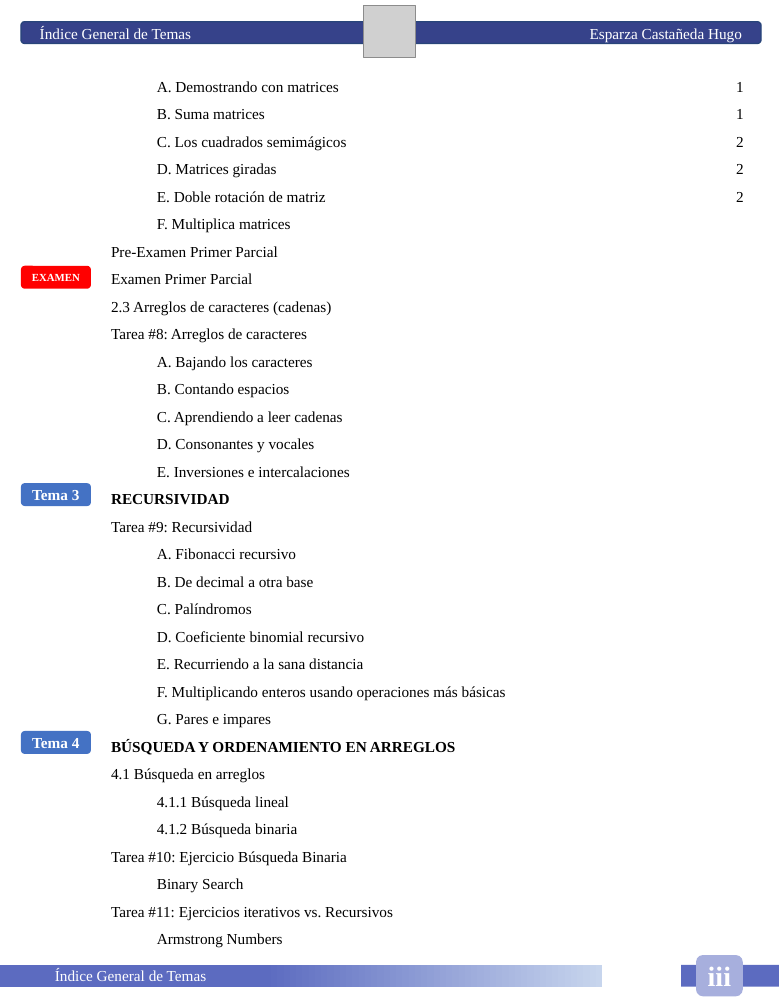
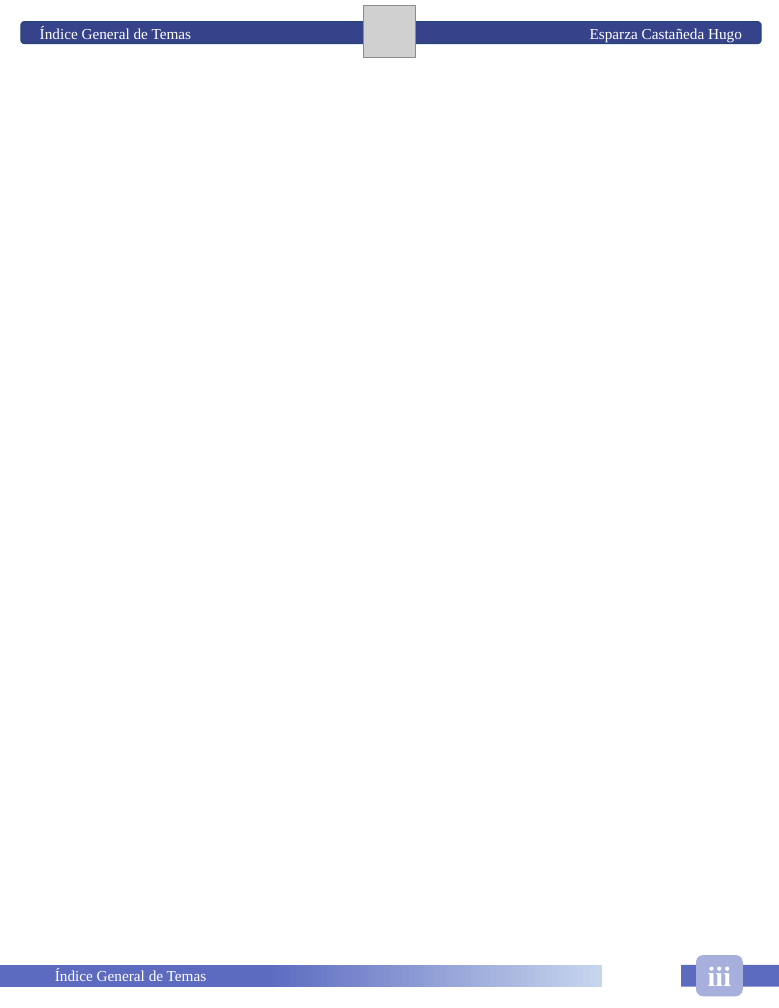
Before and after one commit to HugoEsparzaC/Libreta-Estructuras-II, a slide deck: slide 5 of Estructuras de Datos II.pptx. Drawn at 779x1008 pixels with LibreOffice and Linux fonts; fonts in the diff are those of the drawing; grey boxes stand for pictures. Boxes give left, top, right and bottom in pixels: in the first picture for what was removed or moved away, otherwise in the second. Text is boxed around its words. In the diff, an @@ line names an element or a change of style, - is before the commit and + after.

Commit message:
Hasta tarea 0

```diff
--- a/Estructuras de Datos II.pptx
+++ b/Estructuras de Datos II.pptx
@@ text removed at [111,81,506,948] @@
-A. Demostrando con matrices
-B. Suma matrices
-C. Los cuadrados semimágicos
-D. Matrices giradas
-E. Doble rotación de matriz
-F. Multiplica matrices
-Pre-Examen Primer Parcial
-Examen Primer Parcial
-2.3 Arreglos de caracteres (cadenas)
-Tarea #8: Arreglos de caracteres
-A. Bajando los caracteres
-B. Contando espacios
-C. Aprendiendo a leer cadenas
-D. Consonantes y vocales
-E. Inversiones e intercalaciones
-RECURSIVIDAD
-Tarea #9: Recursividad
-A. Fibonacci recursivo
-B. De decimal a otra base
-C. Palíndromos
-D. Coeficiente binomial recursivo
-E. Recurriendo a la sana distancia
-F. Multiplicando enteros usando operaciones más básicas
-G. Pares e impares
-BÚSQUEDA Y ORDENAMIENTO EN ARREGLOS
-4.1 Búsqueda en arreglos
-4.1.1 Búsqueda lineal
-4.1.2 Búsqueda binaria
-Tarea #10: Ejercicio Búsqueda Binaria
-Binary Search
-Tarea #11: Ejercicios iterativos vs. Recursivos
-Armstrong Numbers
@@ text removed at [736,82,744,202] @@
-1
-1
-2
-2
-2
@@ rounded rectangle removed at [21,266,91,289] @@
-EXAMEN
@@ rounded rectangle removed at [21,483,91,506] @@
-Tema 3
@@ rounded rectangle removed at [21,731,91,754] @@
-Tema 4
```
Also in this commit, not shown: 5 other slides changed, 5 slides added, 5 slides removed, 1 other file.
